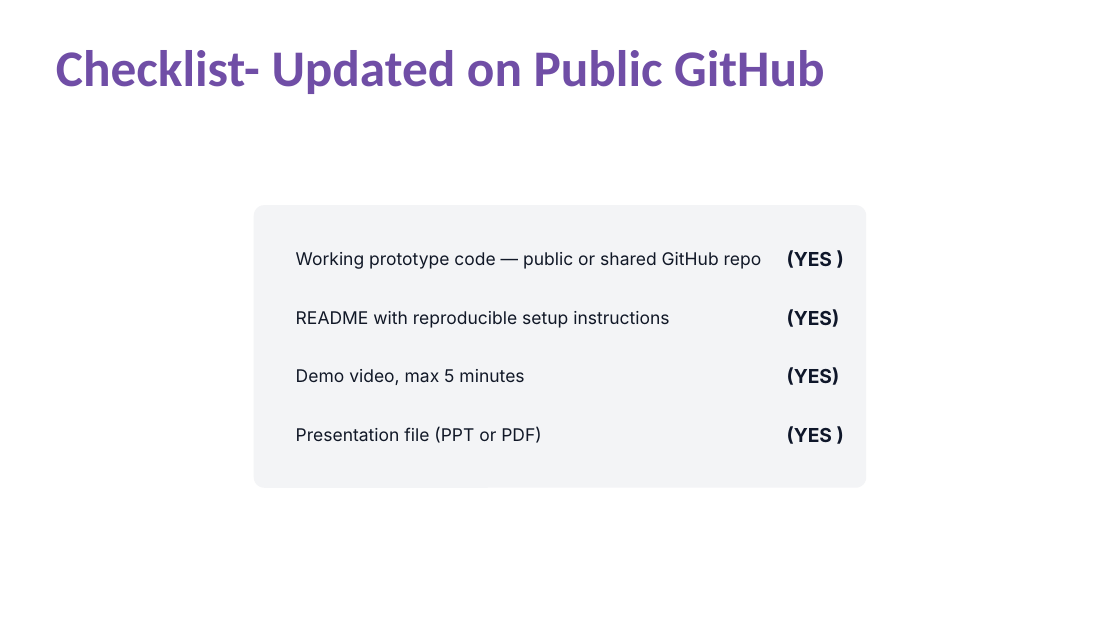
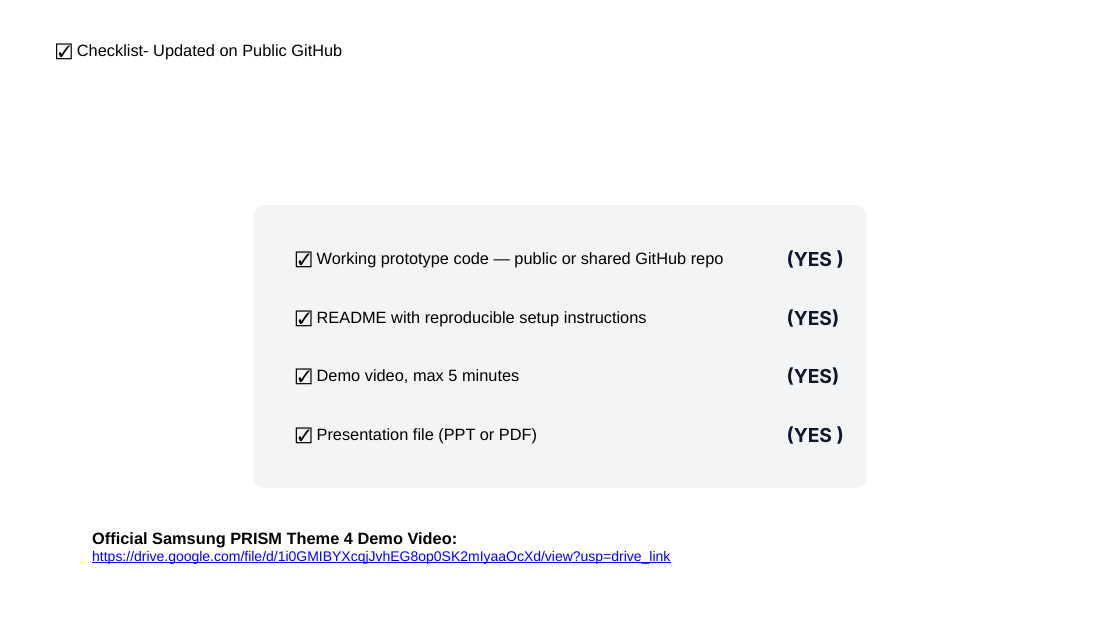
Before and after one commit to ganeshagarwal264/StreamRag, a slide deck: slide 11 of submission/StreamRAG Hackathon Submission.pptx. Drawn at 1120x630 pixels with LibreOffice and Linux fonts; fonts in the diff are those of the drawing. Boxes give left, top, right and bottom in pixels: in the first picture for what was removed or moved away, otherwise in the second. Text is boxed around its words. In the diff, an @@ line names an element or a change of style, - is before the commit and + after.

Commit message:
Add final PRISM demo video link

```diff
--- a/submission/StreamRAG Hackathon Submission.pptx
+++ b/submission/StreamRAG Hackathon Submission.pptx
@@ text at (77, 44, 342, 59): text changed; size 44 to 14 pt; font Calibri to Arial; text colour #704EA6 to #000000; bold off @@
-Checklist- Updated on Public GitHub
+☑ Checklist- Updated on Public GitHub
@@ text at (317, 252, 724, 268): text changed; size 15 to 14 pt; font Inter to Arial; text colour #111827 to #000000 @@
-Working prototype code — public or shared GitHub repo
+☑ Working prototype code — public or shared GitHub repo
@@ text at (317, 311, 647, 326): text changed; size 15 to 14 pt; font Inter to Arial; text colour #111827 to #000000 @@
-README with reproducible setup instructions
+☑ README with reproducible setup instructions
@@ text at (317, 369, 519, 383): text changed; size 15 to 14 pt; font Inter to Arial; text colour #111827 to #000000 @@
-Demo video, max 5 minutes
+☑ Demo video, max 5 minutes
@@ text at (317, 428, 537, 443): text changed; size 15 to 14 pt; font Inter to Arial; text colour #111827 to #000000 @@
-Presentation file (PPT or PDF)
+☑ Presentation file (PPT or PDF)
@@ text added at (92, 532, 670, 564), 12 pt, text #0000FF, underline @@
+Official Samsung PRISM Theme 4 Demo Video:
+https://drive.google.com/file/d/1i0GMIBYXcqjJvhEG8op0SK2mIyaaOcXd/view?usp=drive_link
```
